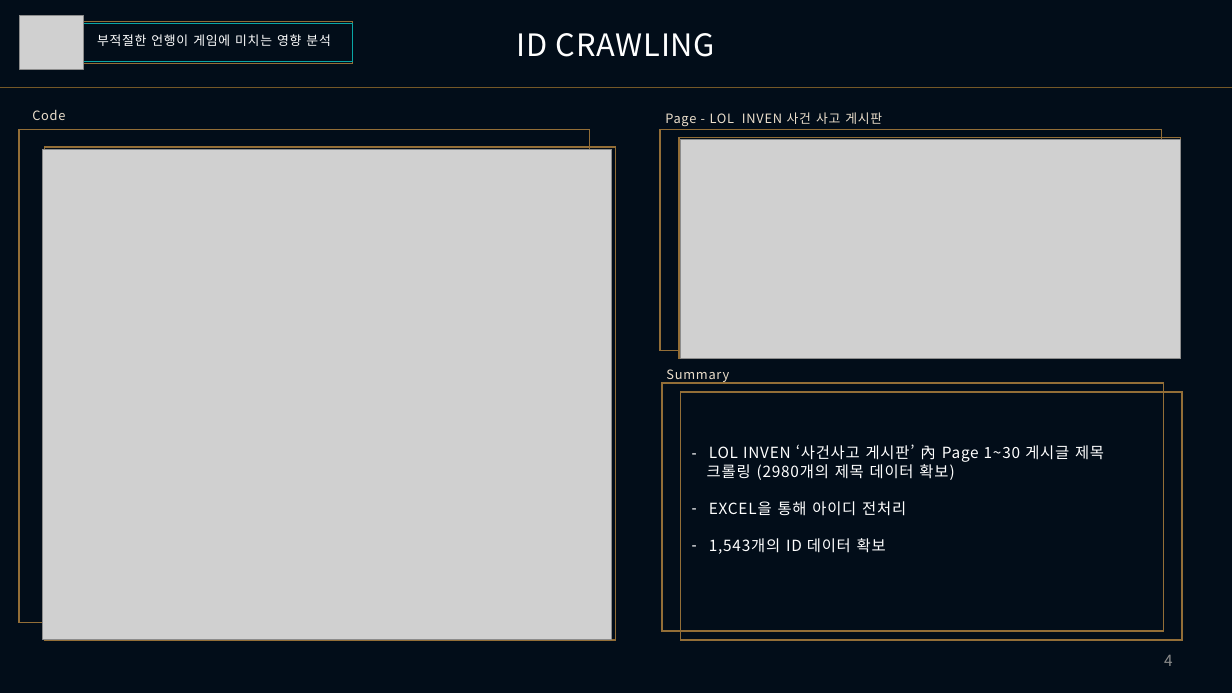
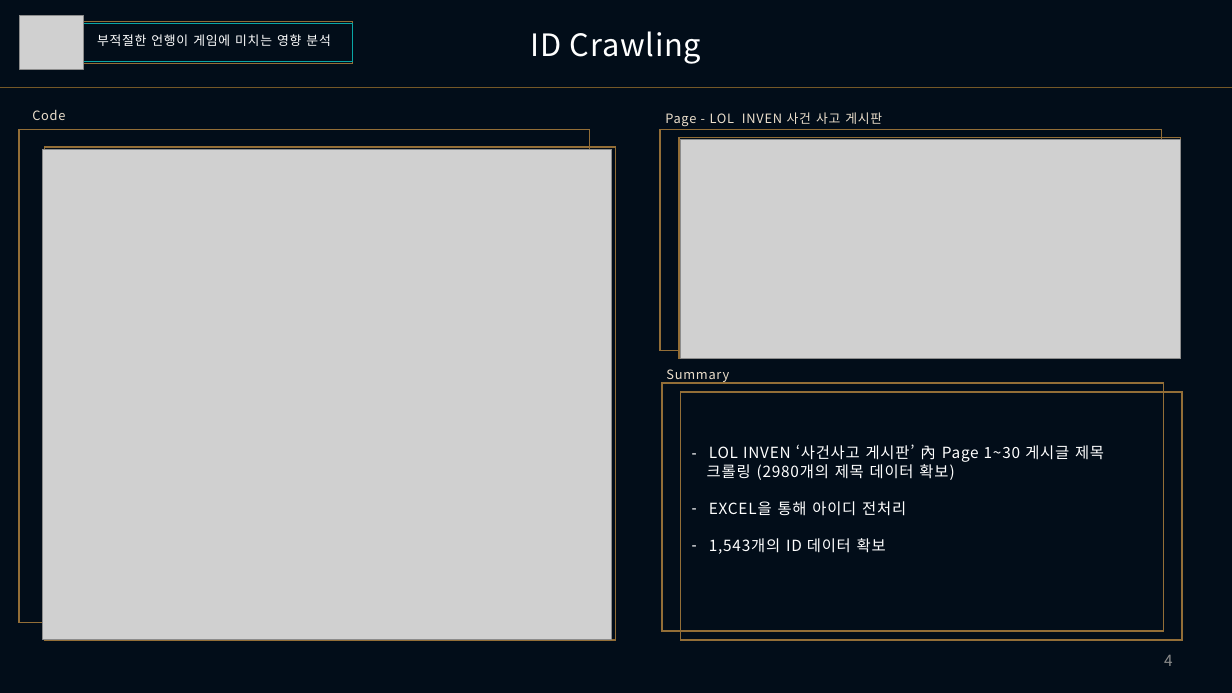
Before and after one commit to Heoquixote/lol_curse_winrate, a slide deck: slide 4 of 220704/220704_EDA_왓고컴코_PPT_V2.pptx. Drawn at 1232x693 pixels with LibreOffice and Linux fonts; fonts in the diff are those of the drawing; grey boxes stand for pictures. Boxes give left, top, right and bottom in pixels: in the first picture for what was removed or moved away, otherwise in the second. Text is boxed around its words. In the diff, an @@ line names an element or a change of style, - is before the commit and + after.

```diff
--- a/220704/220704_EDA_왓고컴코_PPT_V2.pptx
+++ b/220704/220704_EDA_왓고컴코_PPT_V2.pptx
@@ text at box(530, 31, 701, 64): text changed @@
-ID CRAWLING
+ID Crawling
```
Also in this commit, not shown: 4 other slides changed, 1 slide added, 6 other files.
